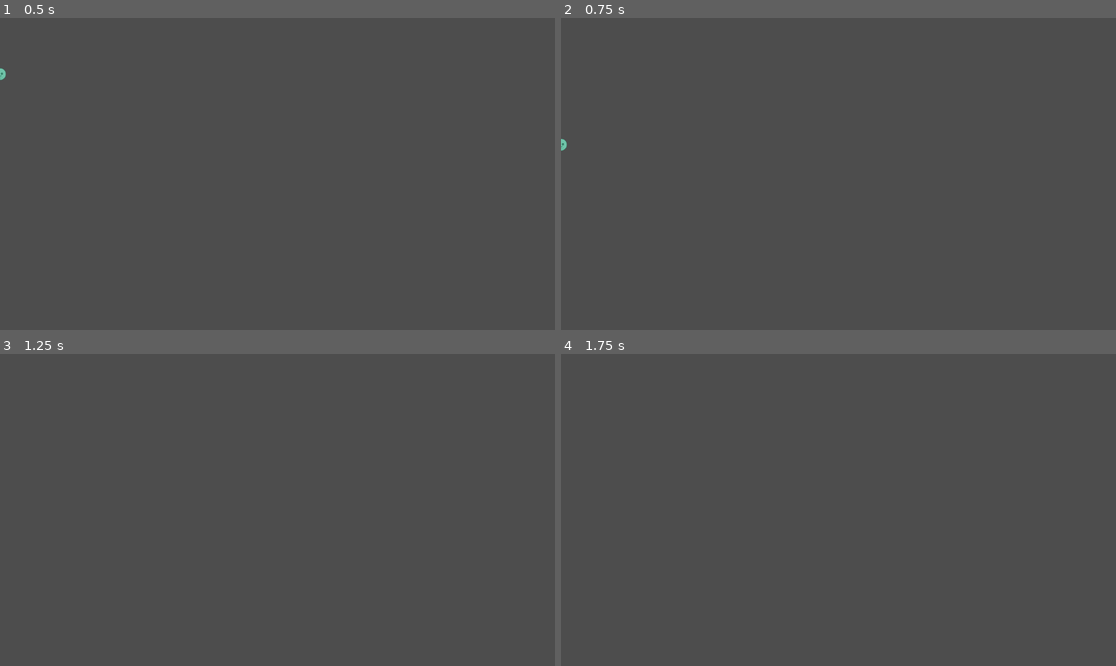
Above: before the commit, frames 1-4 (two rows, left to right).
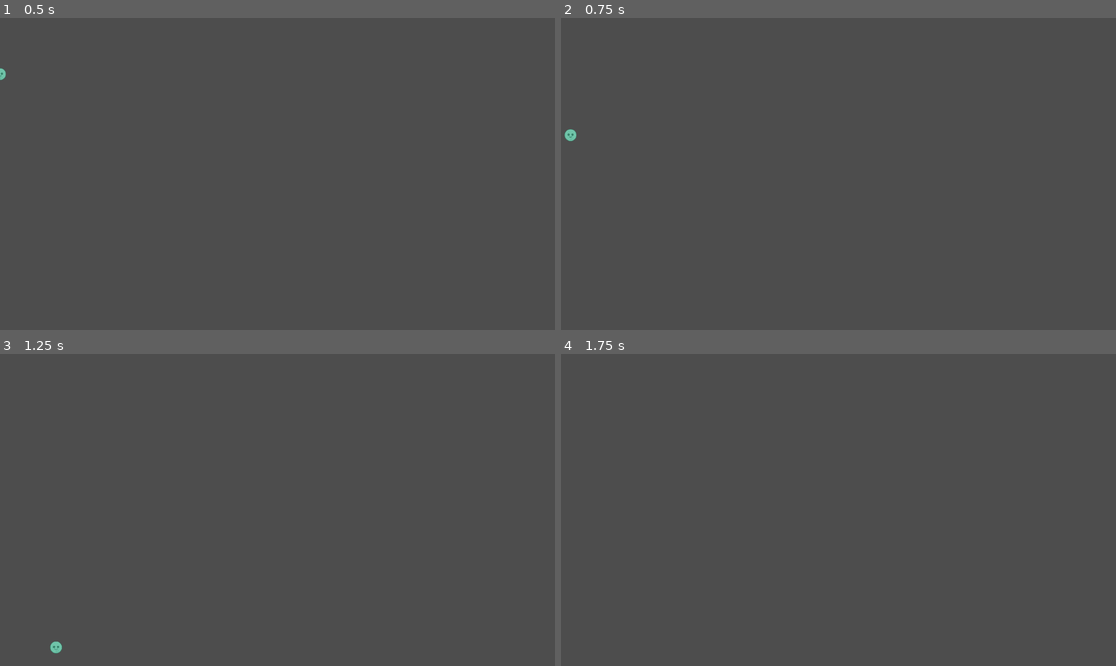
Above: after the commit, the same moments.

Repository: bsu-cs315/E1.1-Hicks
Game: Godot game, scene res://ball.tscn
Two runs of this game, one before a commit and one after it. Both use one fixed random seed, a clock stepped at 60 frames per second and the inputs below. This scene is started directly instead of the project's main scene.
Inputs:
- Up to frame 1 (0.5 s): no input
- Up to frame 2 (0.75 s): tap Enter at 0.5 s; tap Space (launch, bound only after the commit) at 0.6 s
- Up to frame 3 (1.25 s): no input
- Up to frame 4 (1.75 s): tap Space (launch, bound only after the commit) at 1.35 s

Frame 1 is identical in both runs. In frame 2, 0.1% of the frame differs, in the area x 0-3%, y 35-43%; in frame 3, less than 0.1%; in frame 4, nothing differs.

Commit message:
new init

Diff:
--- a/ball.gd
+++ b/ball.gd
@@ -1,4 +1,6 @@
 extends RigidBody2D
 
-func _draw() -> void:
-	draw_circle(Vector2.ZERO,$CollisionShape2D.shape.radius,Color.RED)
+func _process(_delta: float) -> void:
+	if Input.is_action_just_pressed("launch"):
+		var impulse=Vector2(1,-1)*200
+		apply_impulse(impulse,Vector2.ZERO)
--- a/project.godot
+++ b/project.godot
@@ -14,3 +14,11 @@
 run/main_scene="res://world.tscn"
 config/features=PackedStringArray("4.3", "Forward Plus")
 config/icon="res://icon.svg"
+
+[input]
+
+launch={
+"deadzone": 0.5,
+"events": [Object(InputEventKey,"resource_local_to_scene":false,"resource_name":"","device":-1,"window_id":0,"alt_pressed":false,"shift_pressed":false,"ctrl_pressed":false,"meta_pressed":false,"pressed":false,"keycode":0,"physical_keycode":32,"key_label":0,"unicode":32,"location":0,"echo":false,"script":null)
+]
+}
--- a/world.tscn
+++ b/world.tscn
@@ -19,20 +19,20 @@
 [node name="World" type="Node2D"]
 
 [node name="Ball" type="RigidBody2D" parent="."]
-position = Vector2(446, 47)
+position = Vector2(3, -306)
 script = SubResource("GDScript_58es0")
 
 [node name="CollisionShape2D" type="CollisionShape2D" parent="Ball"]
 shape = SubResource("CircleShape2D_s2hfa")
 
 [node name="AlienGreenRound" type="Sprite2D" parent="Ball"]
-position = Vector2(-106, -107)
+position = Vector2(-105, -94)
 scale = Vector2(3.05357, 3.03571)
 texture = ExtResource("2_075d2")
 centered = false
 
 [node name="Obstacle" type="StaticBody2D" parent="."]
-position = Vector2(428, 223)
+position = Vector2(-2, 453)
 
 [node name="CollisionShape2D" type="CollisionShape2D" parent="Obstacle"]
 light_mask = 9
@@ -40,6 +40,6 @@
 shape = SubResource("RectangleShape2D_wp5oj")
 
 [node name="Wooden Element" type="Sprite2D" parent="Obstacle"]
-position = Vector2(2.5, 39)
+position = Vector2(0, 40)
 scale = Vector2(2.66429, 1.62857)
 texture = ExtResource("1_j1jrj")
